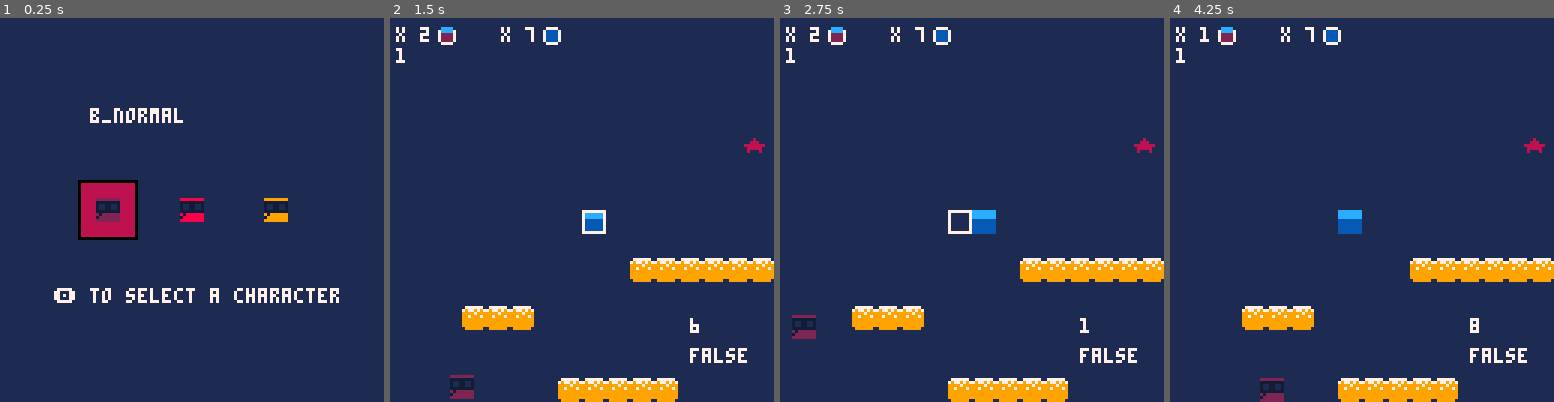
Above: before the commit, frames 1-4 (left to right).
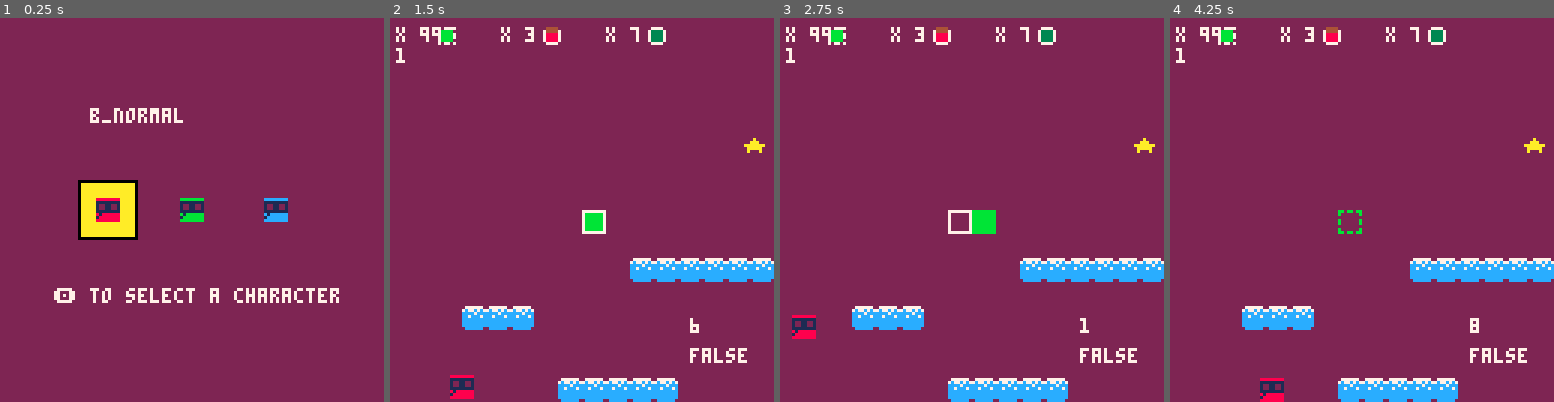
Above: after the commit, the same moments.

Repository: FlavioIero/PlatformMaker
Game: PICO-8 cartridge platformmaker.p8
The game is run twice, just before and just after one commit, with the same random seed, the same clock (stepped at 60 frames per second) and the same inputs.
Inputs:
- Up to frame 1 (0.25 s): no input
- Up to frame 2 (1.5 s): tap O (Z key) at 0.33, 0.7, 1.43 s; tap X (X key) at 1.07 s
- Up to frame 3 (2.75 s): hold Left 1.97-2.37 s; tap X (X key) at 2.07, 2.4, 2.73 s; tap O (Z key) at 2.22 s; hold Down from 2.42 s (still down)
- Up to frame 4 (4.25 s): release Down at 2.82 s; hold Right 2.87-3.53 s; tap X (X key) every 0.33 s from 3.07 to 4.07 s; tap O (Z key) at 3.1, 3.98 s; hold Up 3.58-4.08 s; hold Right from 4.13 s (still down)

The runs differ from the first frame. In frame 1, 98% of the frame differs, in the area x 0-100%, y 0-100%; in frame 2, 98%; in frame 3, 98%; in frame 4, 98%.

Commit message:
switch blocks

Diff:
--- a/platformmaker.p8
+++ b/platformmaker.p8
@@ -19,11 +19,13 @@
 local m_p_sprts = {1,2,3}
 local m_rect_cols = {0,10}
 
-local m_frm
+m_frm = 0
 local m_p_sprt_i
 local m_rect_col_i
 local m_rect_dur
+
 -- game
+g_frm = 0
 
 -- game over
 
@@ -37,23 +39,24 @@
 	m_rect_col_i = 1
 	m_rect_dur = 15
 	-- game
-
+	g_frm = 0
 
 	-- game_over
 end
 
 function _init()
 	poke(0x5f2e,1)
-	pal({[0]=0,-15,1,-4,12,13,-1,7,2,-7,-8,8,9,-3,-2,-14},1)	reset_var()
+	--pal({[0]=0,-15,1,-4,12,13,-1,7,2,-7,-8,8,9,-3,-2,-14},1)	reset_var()
 	reset_var()
 	_update = update_menu
 	_draw = draw_menu
 
 	-- debug
-	block_types = {b_normal=b_normal,b_slime=b_slime}
+	block_types = {b_normal=b_normal,b_slime=b_slime,b_switch=b_switch}
 
 	bm = blocks_mng:new()
 
+	bm:add_blocks(block_types.b_switch,1000)
 	bm:add_blocks(block_types.b_slime,3)
 	bm:add_blocks(block_types.b_normal,5)
 	bm:add_blocks(block_types.b_normal,2)
@@ -93,9 +96,7 @@
 -- temp
 
 function update_game()
-	-- temp (use gm to do this)
-
-	-- end temp
+	g_frm += 1
 	p:update()
 	bm:update()
 end
@@ -385,7 +386,12 @@
 			tbl,
 			{__index=self}
 		)
+		tbl:init()
 		return tbl
+	end,
+
+	init = function(self)
+		-- abstract
 	end,
 
 	update = function(self)
@@ -398,8 +404,6 @@
 	end,
 
 	place = function(self,pos)
-		print(pos,50,50,7)
-		print(self.pos,60,60,7)
 		self.pos = pos:clone()
 		self.placed = true
 		self.active = true
@@ -428,6 +432,47 @@
 					collide_rect(p.pos.x,p.pos.y,8,8,self.pos.x,self.pos.y-0.1,8,3) then
 			p.vel_y = self.vel_y
 		end
+	end
+})
+
+-- if more colors are added
+-- we can use this as a
+-- parent class
+b_switch = block:new({
+	name = "b_switch",
+	sprt_ui = 132,
+	sprt = {on=133,off=134},
+	dur = 100, -- frames
+	in_active = false,
+
+	init = function(self)
+		self.in_active = flr(g_frm/self.dur)%2 == 0
+	end,
+
+	update = function(self)
+		if g_frm%self.dur == 0 then
+			self.in_active = not self.in_active
+			if self.placed then
+				if not self.in_active then
+					self.active = self.in_active
+				elseif not collide_rect(self.pos.x,self.pos.y,8,8,p.pos.x,p.pos.y,8,8) then
+					self.active = self.in_active
+				end
+			end
+		elseif self.in_active and not collide_rect(self.pos.x,self.pos.y,8,8,p.pos.x,p.pos.y,8,8) then
+			self.active = self.in_active
+		end
+	end,
+
+	draw = function(self)
+		if self.placed then
+			local s
+			if self.active then
+				s = self.sprt.on
+			else
+				s = self.sprt.off
+			end
+			spr(s,self.pos.x,self.pos.y) end
 	end
 })
 -->8
@@ -612,14 +657,14 @@
 00000000000000000000000000000000000000000000000000000000000000000000000000000000000000000000000000000000000000000000000000000000
 00000000000000000000000000000000000000000000000000000000000000000000000000000000000000000000000000000000000000000000000000000000
 00000000000000000000000000000000000000000000000000000000000000000000000000000000000000000000000000000000000000000000000000000000
-00000000077777700000000044444444000000000000000000000000000000000000000000000000000000000000000000000000000000000000000000000000
-00777700733333370044440044444444000000000000000000000000000000000000000000000000000000000000000000000000000000000000000000000000
-07333370733333370744447044444444000000000000000000000000000000000000000000000000000000000000000000000000000000000000000000000000
-07333370733333370788887033333333000000000000000000000000000000000000000000000000000000000000000000000000000000000000000000000000
-07333370733333370788887033333333000000000000000000000000000000000000000000000000000000000000000000000000000000000000000000000000
-07333370733333370788887033333333000000000000000000000000000000000000000000000000000000000000000000000000000000000000000000000000
-00777700733333370077770033333333000000000000000000000000000000000000000000000000000000000000000000000000000000000000000000000000
-00000000077777700000000033333333000000000000000000000000000000000000000000000000000000000000000000000000000000000000000000000000
+0000000007777770000000004444444400000000bbbbbbbbbb0bb0bb000000000000000000000000000000000000000000000000000000000000000000000000
+0077770073333337004444004444444407077070bbbbbbbbb000000b000000000000000000000000000000000000000000000000000000000000000000000000
+0733337073333337074444704444444400bbbb00bbbbbbbb00000000000000000000000000000000000000000000000000000000000000000000000000000000
+0733337073333337078888708888888807bbbb70bbbbbbbbb000000b000000000000000000000000000000000000000000000000000000000000000000000000
+0733337073333337078888708888888807bbbb70bbbbbbbbb000000b000000000000000000000000000000000000000000000000000000000000000000000000
+0733337073333337078888708888888800bbbb00bbbbbbbb00000000000000000000000000000000000000000000000000000000000000000000000000000000
+0077770073333337007777008888888807077070bbbbbbbbb000000b000000000000000000000000000000000000000000000000000000000000000000000000
+0000000007777770000000008888888800000000bbbbbbbbbb0bb0bb000000000000000000000000000000000000000000000000000000000000000000000000
 __gff__
 0002020202020202020202020200000000000000000000000000000000000000000000000000000000000000000000000000000000000000000000000000000001000000000000000000000000000000000000000000000000000000000000000000000000000000000000000000000000000000000000000000000000000000
 0000000000000000000000000000000000000000000000000000000000000000000000000000000000000000000000000000000000000000000000000000000000000000000000000000000000000000000000000000000000000000000000000000000000000000000000000000000000000000000000000000000000000000
